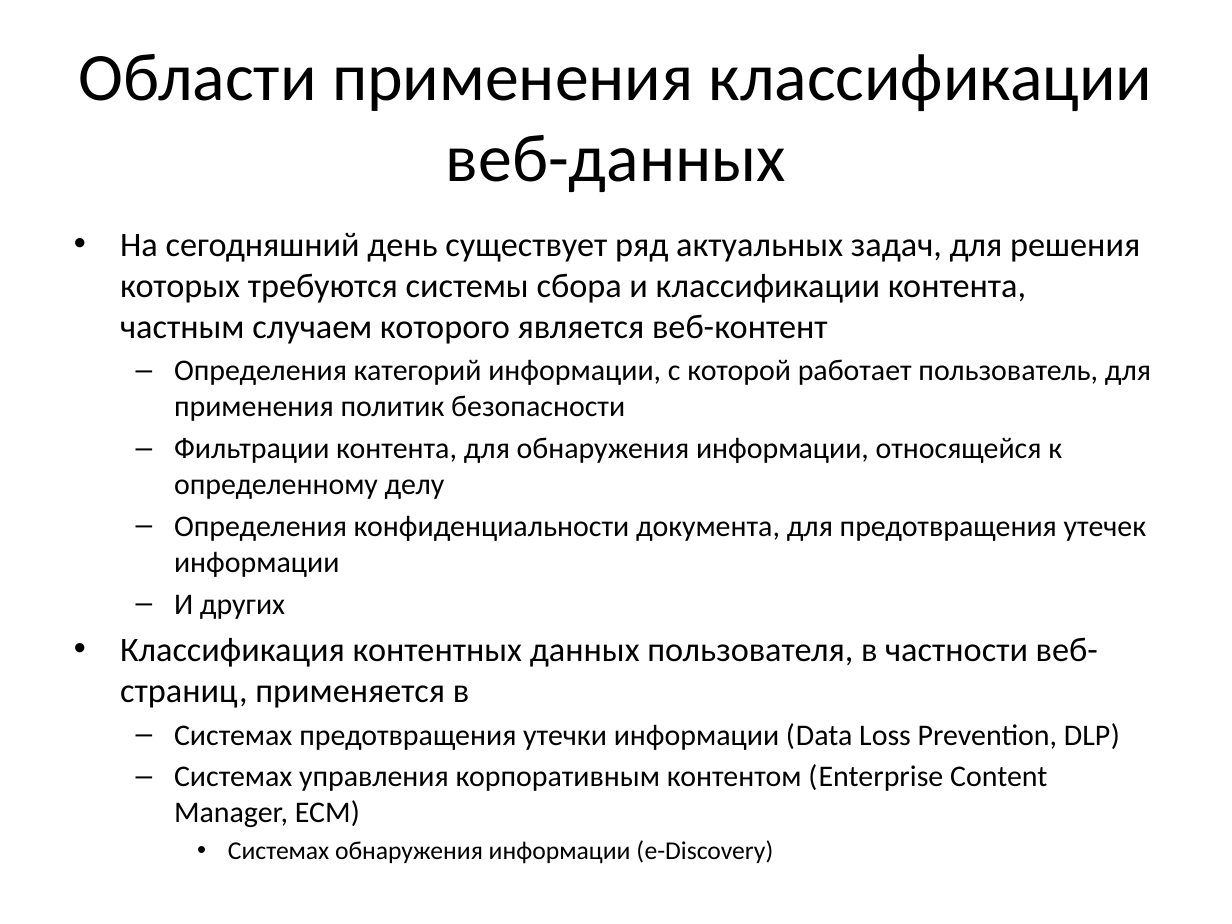
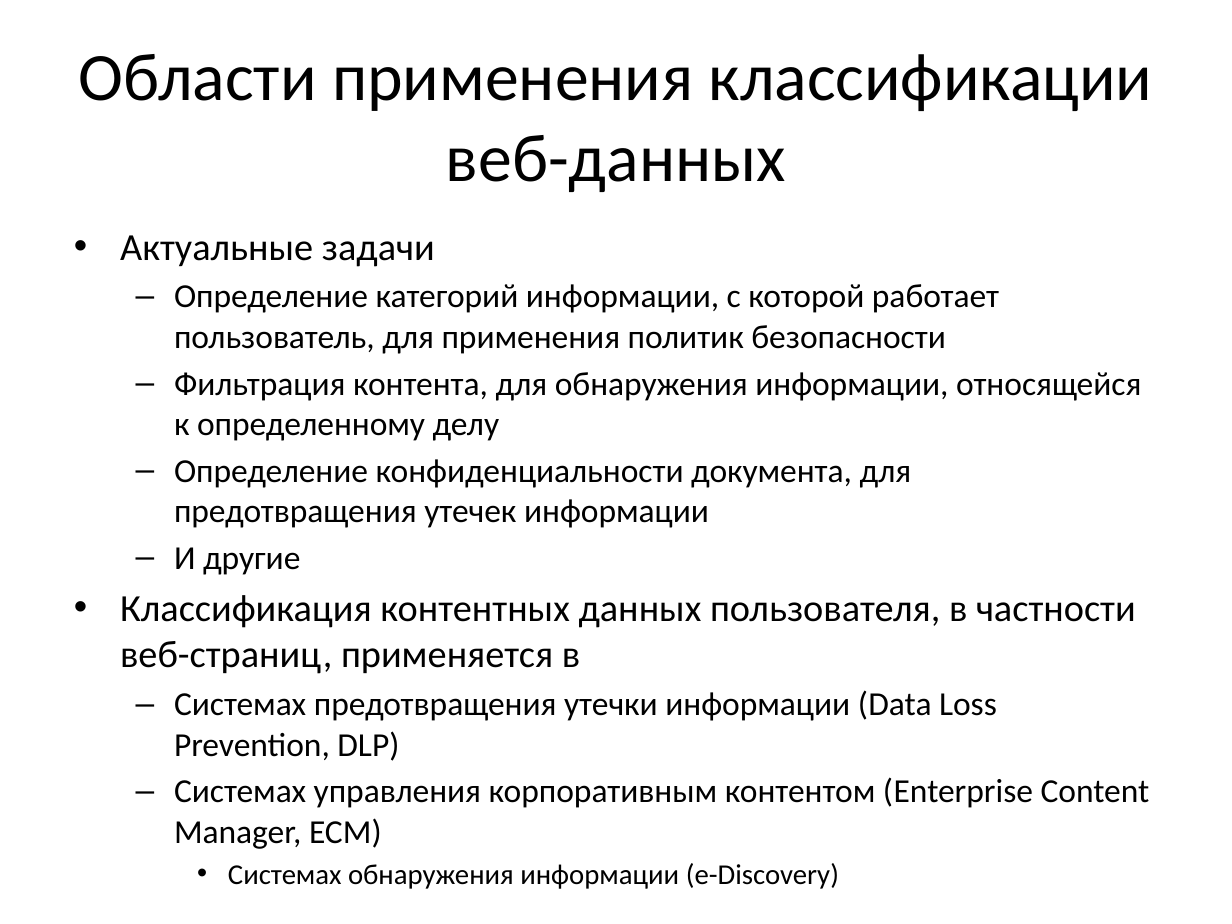
Before and after one commit to Oksert/Diplom_text, a slide deck: slide 3 of Треско_презентация.pptx. Drawn at 1232x924 pixels with LibreOffice and Linux fonts; fonts in the diff are those of the drawing. Boxes give left, top, right and bottom in pixels: in the first picture for what was removed or moved away, otherwise in the second. Text is boxed around its words. In the diff, an @@ line names an element or a change of style, - is before the commit and + after.

```diff
--- a/Треско_презентация.pptx
+++ b/Треско_презентация.pptx
@@ text at [120,235,1141,575]: text changed; size 17.5 to 19.6 pt @@
-• На сегодняшний день существует ряд актуальных задач, для решения которых требуются системы сбора и классификации контента, частным случаем которого является веб-контент
-  – Определения категорий информации, с которой работает пользователь, для применения политик безопасности
-  – Фильтрации контента, для обнаружения информации, относящейся к определенному делу
-  – Определения конфиденциальности документа, для предотвращения утечек информации
-  – И других
+• Актуальные задачи
+  – Определение категорий информации, с которой работает пользователь, для применения политик безопасности
+  – Фильтрация контента, для обнаружения информации, относящейся к определенному делу
+  – Определение конфиденциальности документа, для предотвращения утечек информации
+  – И другие
@@ text at [120,595,1150,889]: size 20 to 22.4 pt in "Классификация контентных данных пользователя, в частности ве ..."; size 17.5 to 19.6 pt in "Системах предотвращения утечки информации (Data Loss Prevent ...", "Системах управления корпоративным контентом (Enterprise Cont ..."; size 15 to 16.8 pt in "Системах обнаружения информации (e-Discovery)" @@
```
Also in this commit, not shown: 6 other slides changed, 1 slide added, 1 slide removed, 3 other files.
